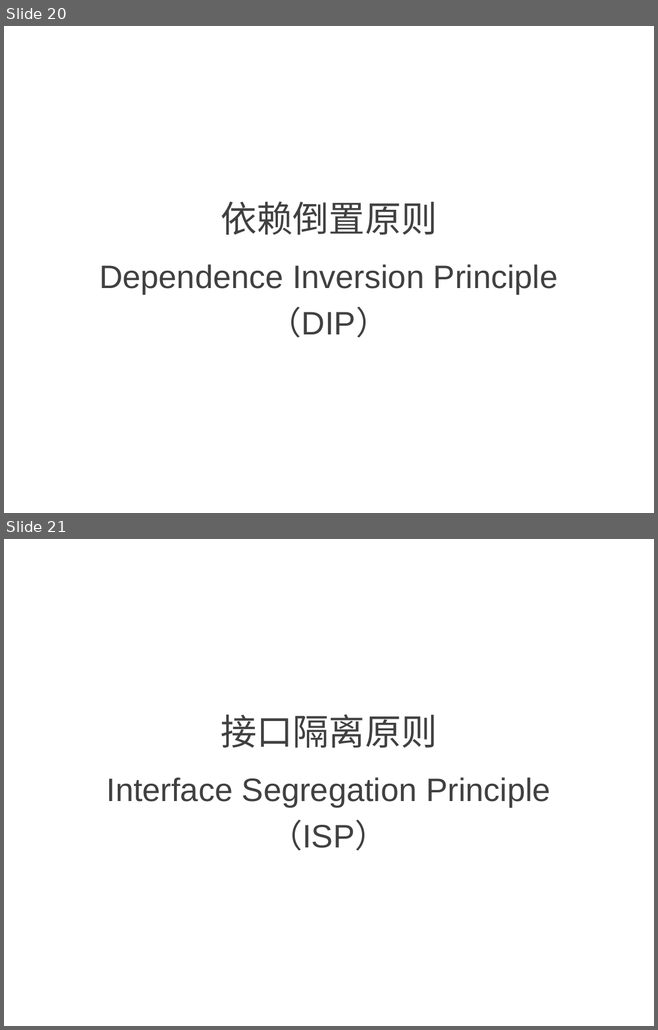
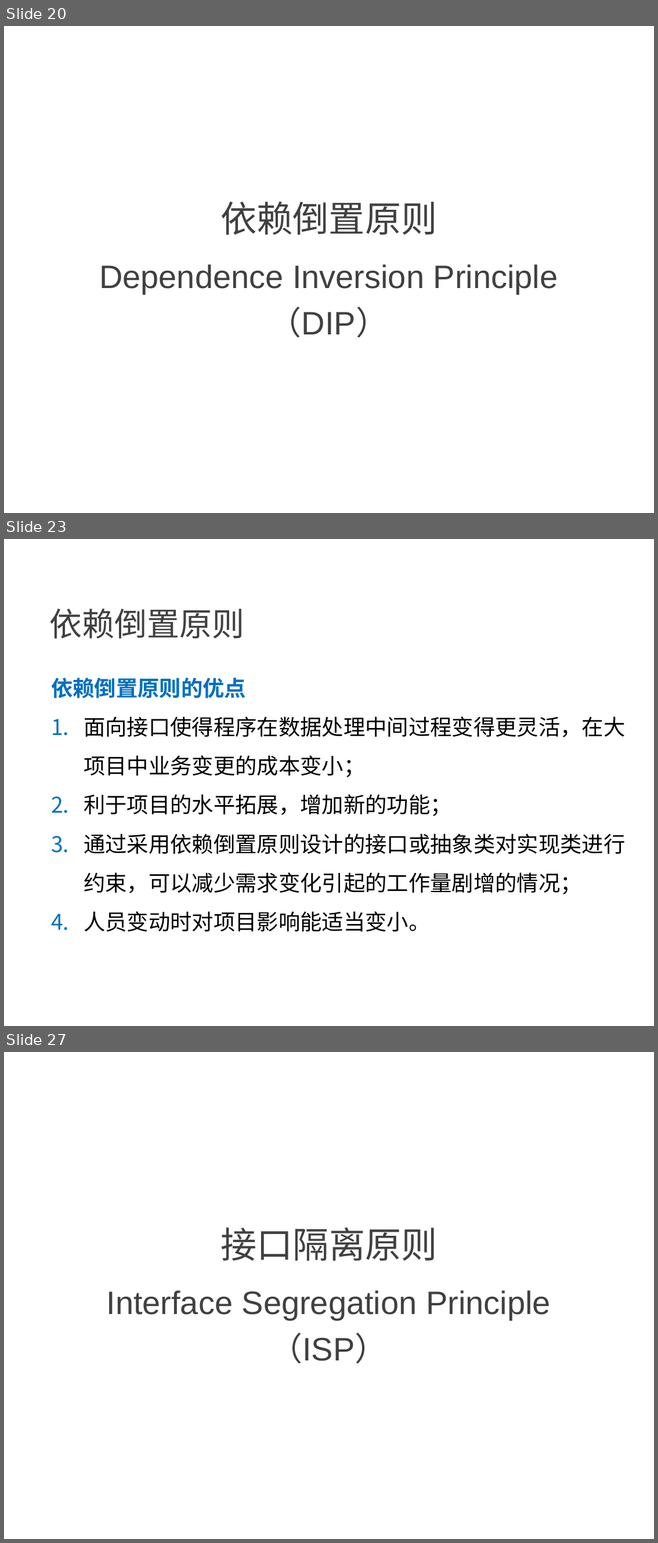
Before and after one commit to NewGr8Player/My-PPT, a slide deck: Design pattern/23种设计模式详解.pptx. Shown one above the other, each under a label of ours: slides 20 and 21 before the commit, slides 20, 23 and 27 after it; the slides between them are not shown. The pictures are 658x1030 and 658x1543 pixels, drawn with LibreOffice and Linux fonts; fonts in the diff are those of the drawing. Boxes give left, top, right and bottom in pixels: in the first picture for what was removed or moved away, otherwise in the second. Text is boxed around its words. In the diff, an @@ line names an element or a change of style, - is before the commit and + after.

Commit message:
增加依赖倒置原则

```diff
--- a/Design pattern/23种设计模式详解.pptx
+++ b/Design pattern/23种设计模式详解.pptx
@@ slide 23 added at (x1=4, y1=539, x2=654, y2=1026), background #FFFFFF @@
@@ text added at (x1=49, y1=609, x2=244, y2=639), 36 pt, text #404040 @@
+依赖倒置原则
@@ text added at (x1=51, y1=678, x2=625, y2=932), 24 pt, text #000000 @@
+依赖倒置原则的优点
+1. 面向接口使得程序在数据处理中间过程变得更灵活，在大项目中业务变更的成本变小；
+2. 利于项目的水平拓展，增加新的功能；
+3. 通过采用依赖倒置原则设计的接口或抽象类对实现类进行约束，可以减少需求变化引起的工作量剧增的情况；
+4. 人员变动时对项目影响能适当变小。
@@ what was slide 21 is now slide 27 @@
```
Also in this commit, not shown: 2 slides changed, 5 other slides added, 4 other files.
